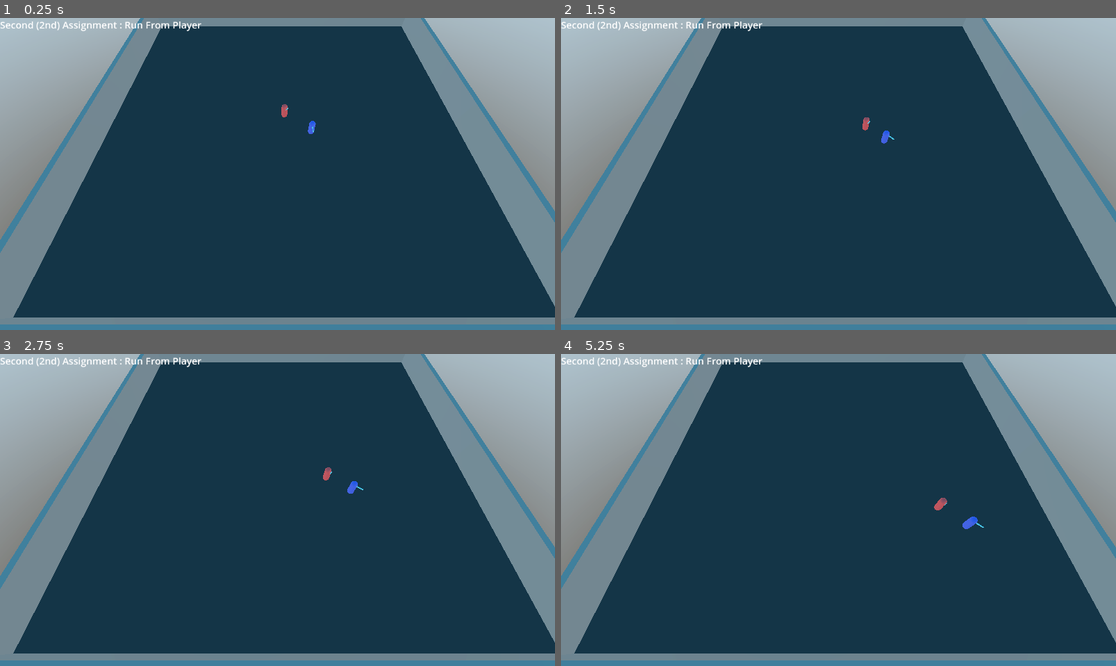
Above: before the commit, frames 1-4 (two rows, left to right).
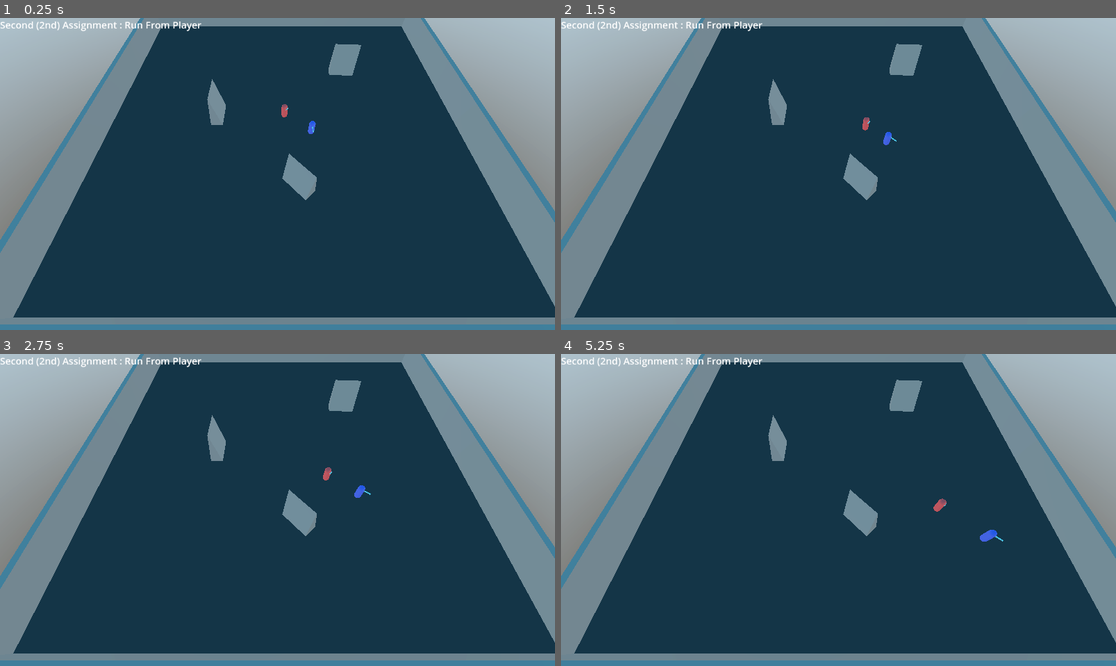
Above: after the commit, the same moments.

Repository: etherealxx/ai-for-game-godot-college-projects
Game: Godot game, scene res://2nd Assignment _ Run From Player/2_nd_assignment.tscn
The game is run twice, just before and just after one commit, with the same random seed, the same clock (stepped at 60 frames per second) and the same inputs.
Inputs (mouse positions are in pixels of both pictures, inside the frame that each line leads up to):
- Up to frame 1 (0.25 s): no input
- Up to frame 2 (1.5 s): tap Enter at 0.5 s; move the mouse to (960, 158) at 0.52 s; hold D (move_right) 0.53-1.25 s; tap T at 0.6 s; click (960, 158) at 0.67 s; drag from (727, 189) to (810, 236) at 1.27 s
- Up to frame 3 (2.75 s): move the mouse to (333, 441) at 2.02 s; hold D (move_right) from 2.03 s (still down); tap Z at 2.1 s
- Up to frame 4 (5.25 s): release D (move_right) at 2.75 s; drag from (810, 572) to (672, 463) at 2.77 s; move the mouse to (1005, 556) at 3.52 s; hold A (move_left) 3.53-4.25 s; tap R at 3.6 s; drag from (672, 463) to (755, 432) at 4.27 s; move the mouse to (866, 510) at 5.02 s; hold S (move_down) from 5.03 s (still down); tap X at 5.1 s; click (866, 510) at 5.17 s

The runs differ from the first frame. In frame 1, 1.3% of the frame differs, in the area x 37-66%, y 8-59%; in frame 2, 1.3%; in frame 3, 1.4%; in frame 4, 1.5%, in the area x 37-80%, y 8-61%.

Commit message:
pathing adjustment

Diff:
--- a/2nd Assignment _ Run From Player/2_nd_assignment.tscn
+++ b/2nd Assignment _ Run From Player/2_nd_assignment.tscn
@@ -112,8 +112,8 @@
 volumetric_fog_emission = Color(1, 1, 1, 1)
 
 [sub_resource type="NavigationMesh" id="NavigationMesh_jww5k"]
-vertices = PackedVector3Array(-2.8, 0.171313, -2.8, -2.8, 0.171313, 2.8, 2.8, 0.171313, 2.8, 2.8, 0.171313, -2.8)
-polygons = [PackedInt32Array(3, 2, 0), PackedInt32Array(0, 2, 1)]
+vertices = PackedVector3Array(2, 0.199693, -1.8, 2.2, 0.199693, -1.3, 2.8, 0.199693, -1.3, 2.8, 0.199693, -2.8, -1, 0.199693, -0.7, 0.7, 0.199693, -1.8, 1, 0.199693, -2, -2.8, 0.199693, -2.8, -1.7, 0.199693, -0.7, -2.8, 0.199693, 0, -1.9, 0.199693, 0, 0.6, 0.199693, -1.3, 2.1, 0.199693, -0.9, -0.8, 0.199693, 0.6, -0.4, 0.199693, 1, 0.3, 0.199693, 0.8, 1, 0.199693, -0.7, -0.7, 0.199693, -0.4, 1.8, 0.199693, -0.7, 1, 0.199693, 1.6, 2.8, 0.199693, 1.6, -1.1, 0.199693, 0.8, -0.5, 0.199693, 1.6, -1.7, 0.199693, 0.7, 0.2, 0.199693, 2.3, -2.8, 0.199693, 2.8, 2.8, 0.199693, 2.8, 0.8, 0.199693, 2.2)
+polygons = [PackedInt32Array(1, 0, 2), PackedInt32Array(2, 0, 3), PackedInt32Array(5, 4, 6), PackedInt32Array(6, 4, 8), PackedInt32Array(6, 8, 7), PackedInt32Array(10, 9, 8), PackedInt32Array(8, 9, 7), PackedInt32Array(0, 6, 3), PackedInt32Array(3, 6, 7), PackedInt32Array(5, 11, 4), PackedInt32Array(2, 12, 1), PackedInt32Array(14, 13, 15), PackedInt32Array(15, 13, 17), PackedInt32Array(15, 17, 16), PackedInt32Array(16, 17, 11), PackedInt32Array(12, 2, 18), PackedInt32Array(18, 2, 15), PackedInt32Array(15, 2, 19), PackedInt32Array(19, 2, 20), PackedInt32Array(15, 16, 18), PackedInt32Array(11, 17, 4), PackedInt32Array(21, 13, 14), PackedInt32Array(14, 22, 21), PackedInt32Array(21, 22, 23), PackedInt32Array(9, 10, 23), PackedInt32Array(26, 25, 24), PackedInt32Array(19, 20, 27), PackedInt32Array(27, 20, 26), PackedInt32Array(24, 27, 26), PackedInt32Array(22, 24, 23), PackedInt32Array(23, 24, 9), PackedInt32Array(9, 24, 25)]
 cell_size = 0.1
 cell_height = 0.1
 agent_height = 0.3
@@ -185,6 +185,12 @@
 "vertex_data": PackedByteArray("AMBDPQBYhz4AQlZAAMBDPQBYhz4AQlbAAMBDPQBYh74AQlbAAMBDPQBYh74AQlbAAMBDPQBYh74AQlZAAMBDPQB …(875 unchanged characters)…
 }]
 
+[sub_resource type="PrismMesh" id="PrismMesh_b1d7p"]
+size = Vector3(0.375, 1.02, 0.53)
+
+[sub_resource type="ConcavePolygonShape3D" id="ConcavePolygonShape3D_l5lxp"]
+data = PackedVector3Array(0, 0.125, 0.265, 0.1875, -0.125, 0.265, -0.1875, -0.125, 0.265, 0, 0.125, -0.265, -0.1875, -0.125, -0.265, 0.1875, -0.125, -0.265, 0, 0.125, 0.265, 0, 0.125, -0.265, 0.1875, -0.125, 0.265, 0, 0.125, -0.265, 0.1875, -0.125, -0.265, 0.1875, -0.125, 0.265, 0, 0.125, -0.265, 0, 0.125, 0.265, -0.1875, -0.125, -0.265, 0, 0.125, 0.265, -0.1875, -0.125, 0.265, -0.1875, -0.125, -0.265, -0.1875, -0.125, 0.265, 0.1875, -0.125, 0.265, -0.1875, -0.125, -0.265, 0.1875, -0.125, 0.265, 0.1875, -0.125, -0.265, -0.1875, -0.125, -0.265)
+
 [node name="2ndAssignment" type="Node3D"]
 
 [node name="WorldEnvironment" parent="." instance=ExtResource("1_hf4xs")]
@@ -237,6 +243,33 @@
 
 [node name="MeshInstance3D" type="MeshInstance3D" parent="NavigationRegion3D/CSGBox3D4"]
 mesh = SubResource("ArrayMesh_ka1p4")
+
+[node name="MeshInstance3D" type="MeshInstance3D" parent="NavigationRegion3D"]
+transform = Transform3D(1, 0, 0, 0, 1, 0, 0, 0, 1, -1.26539, 0.109693, 0)
+mesh = SubResource("PrismMesh_b1d7p")
+
+[node name="StaticBody3D" type="StaticBody3D" parent="NavigationRegion3D/MeshInstance3D"]
+
+[node name="CollisionShape3D" type="CollisionShape3D" parent="NavigationRegion3D/MeshInstance3D/StaticBody3D"]
+shape = SubResource("ConcavePolygonShape3D_l5lxp")
+
+[node name="MeshInstance3D2" type="MeshInstance3D" parent="NavigationRegion3D"]
+transform = Transform3D(0.729971, 0, 0.683478, 0, 1, 0, -0.683478, 0, 0.729971, 0.255969, 0.109693, 1.54846)
+mesh = SubResource("PrismMesh_b1d7p")
+
+[node name="StaticBody3D" type="StaticBody3D" parent="NavigationRegion3D/MeshInstance3D2"]
+
+[node name="CollisionShape3D" type="CollisionShape3D" parent="NavigationRegion3D/MeshInstance3D2/StaticBody3D"]
+shape = SubResource("ConcavePolygonShape3D_l5lxp")
+
+[node name="MeshInstance3D3" type="MeshInstance3D" parent="NavigationRegion3D"]
+transform = Transform3D(0.0587489, 0, 0.998273, 0, 1, 0, -0.998273, 0, 0.0587489, 1.36907, 0.109693, -1.3444)
+mesh = SubResource("PrismMesh_b1d7p")
+
+[node name="StaticBody3D" type="StaticBody3D" parent="NavigationRegion3D/MeshInstance3D3"]
+
+[node name="CollisionShape3D" type="CollisionShape3D" parent="NavigationRegion3D/MeshInstance3D3/StaticBody3D"]
+shape = SubResource("ConcavePolygonShape3D_l5lxp")
 
 [node name="AINavAgent_Chaser" parent="." instance=ExtResource("2_fa355")]
 
--- a/2nd Assignment _ Run From Player/scenes/ai_nav_agent_chaser.tscn
+++ b/2nd Assignment _ Run From Player/scenes/ai_nav_agent_chaser.tscn
@@ -21,6 +21,9 @@
 [sub_resource type="CapsuleShape3D" id="CapsuleShape3D_laon5"]
 radius = 0.0604206
 height = 0.275954
+
+[sub_resource type="SphereShape3D" id="SphereShape3D_sgapa"]
+radius = 1.545
 
 [node name="AINavAgent_Chaser" type="CharacterBody3D"]
 script = ExtResource("1_d08dt")
@@ -45,4 +48,10 @@
 wait_time = 0.5
 autostart = true
 
+[node name="Area3D" type="Area3D" parent="."]
+collision_layer = 0
+
+[node name="CollisionShape3D" type="CollisionShape3D" parent="Area3D"]
+shape = SubResource("SphereShape3D_sgapa")
+
 [connection signal="timeout" from="UpdateNavtargetTimer" to="." method="_on_update_navtarget_timer_timeout"]
--- a/2nd Assignment _ Run From Player/scenes/ai_nav_agent_runner.tscn
+++ b/2nd Assignment _ Run From Player/scenes/ai_nav_agent_runner.tscn
@@ -24,7 +24,7 @@
 radius = 0.01
 height = 0.124
 
-[node name="AINavAgent_Runner" type="CharacterBody3D"]
+[node name="AINavAgent_Runner" type="CharacterBody3D" groups=["runner"]]
 script = ExtResource("1_foiaj")
 
 [node name="MeshInstance3D" type="MeshInstance3D" parent="."]
--- a/2nd Assignment _ Run From Player/scripts/ai_nav_agent_runner.gd
+++ b/2nd Assignment _ Run From Player/scripts/ai_nav_agent_runner.gd
@@ -3,7 +3,7 @@
 @export var chaser_character : NodePath
 @onready var navagent : NavigationAgent3D = $NavigationAgent3D
 
-var nav_speed := 0.6
+var nav_speed := 0.7
 var nav_accel := 10.0
 var target_character_position : Vector3
 var move_away := false
@@ -26,7 +26,7 @@
 	if chaser_character and move_away:
 		var direction := Vector3()
 
-		direction = -(navagent.get_next_path_position() - self.global_position)
+		direction = -navagent.get_next_path_position()
 		var normalized_xz = Vector2(direction.x, direction.z).normalized()
 		direction = Vector3(
 			normalized_xz.x,
@@ -49,7 +49,7 @@
 		for body in bodies:
 			if body == get_node(chaser_character):
 				target_character_position = get_node(chaser_character).get_global_position()
-				set_movement_target(target_character_position)
+				set_movement_target(target_character_position - self.global_position)
 				move_away = true
 				break
 	else:
Not shown: 1 places in 2nd Assignment _ Run From Player/2_nd_assignment.tscn that only renumber resources
Not shown: 1 places in 2nd Assignment _ Run From Player/scenes/ai_nav_agent_chaser.tscn that only renumber resources
